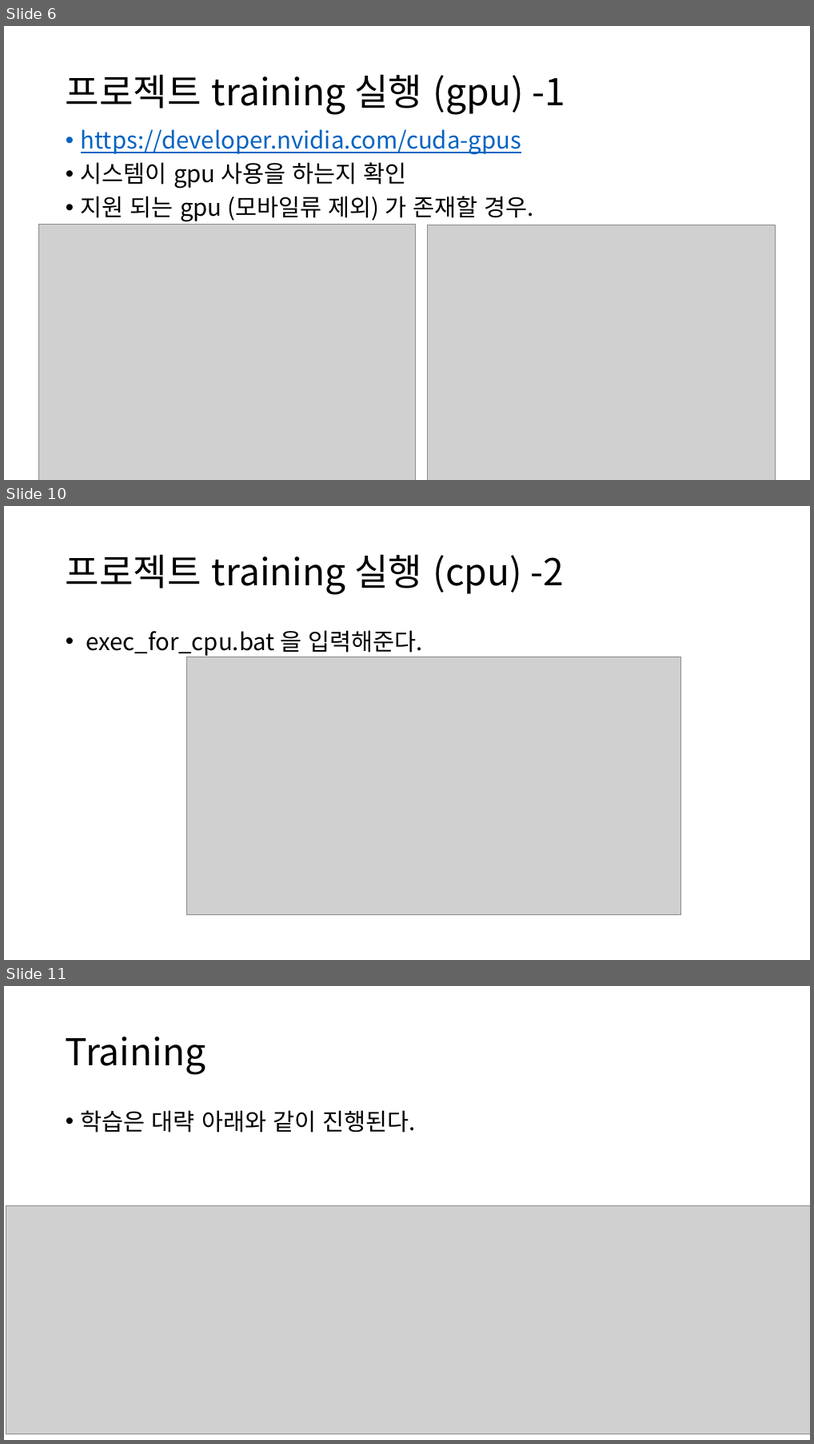
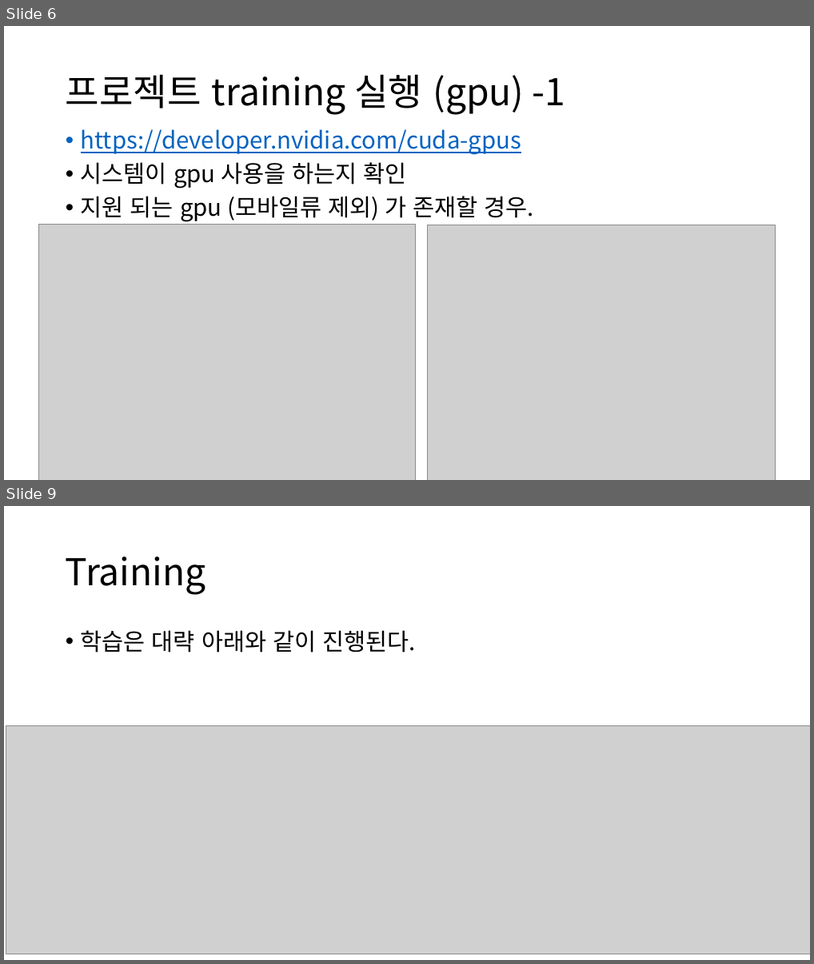
Before and after one commit to DuaNoDo/object-detection, a slide deck: 객체탐지.pptx. Shown one above the other, each under a label of ours: slides 6, 10 and 11 before the commit, slides 6 and 9 after it; the slides between them are not shown. The pictures are 814x1444 and 814x964 pixels, drawn with LibreOffice and Linux fonts; fonts in the diff are those of the drawing; grey boxes stand for pictures. Boxes give left, top, right and bottom in pixels: in the first picture for what was removed or moved away, otherwise in the second. Text is boxed around its words. In the diff, an @@ line names an element or a change of style, - is before the commit and + after.

```diff
--- a/객체탐지.pptx
+++ b/객체탐지.pptx
@@ slide 10 removed at (4, 506, 810, 960), background #FFFFFF @@
@@ title removed at (66, 554, 564, 595) @@
-프로젝트 training 실행 (cpu) -2
@@ text removed at (86, 630, 423, 656) @@
-• exec_for_cpu.bat 을 입력해준다.
@@ picture removed at (187, 656, 681, 915) @@
@@ what was slide 11 is now slide 9 @@
```
Also in this commit, not shown: 2 slides changed, 1 other slide removed, 2 other files.
